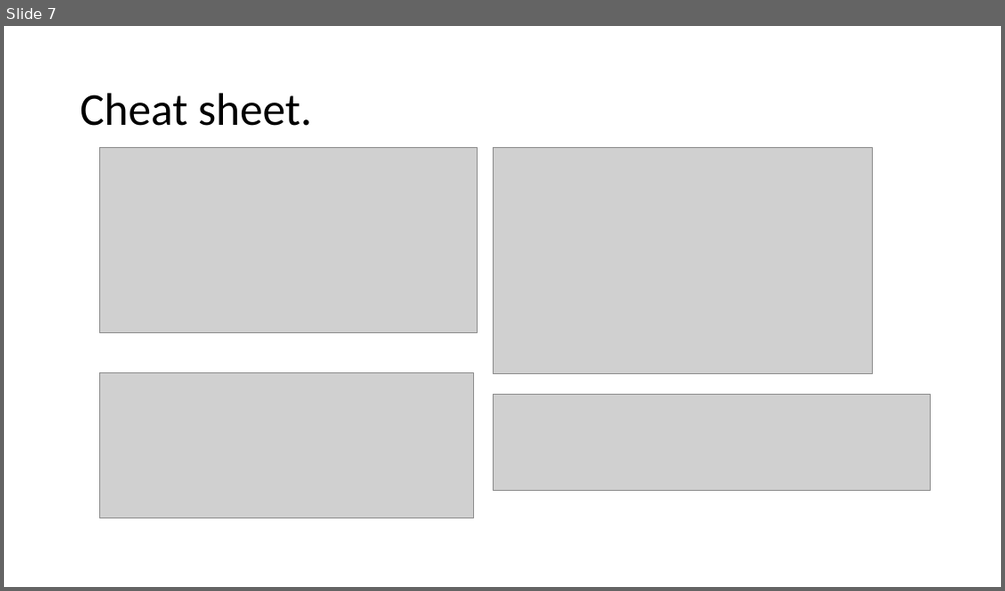
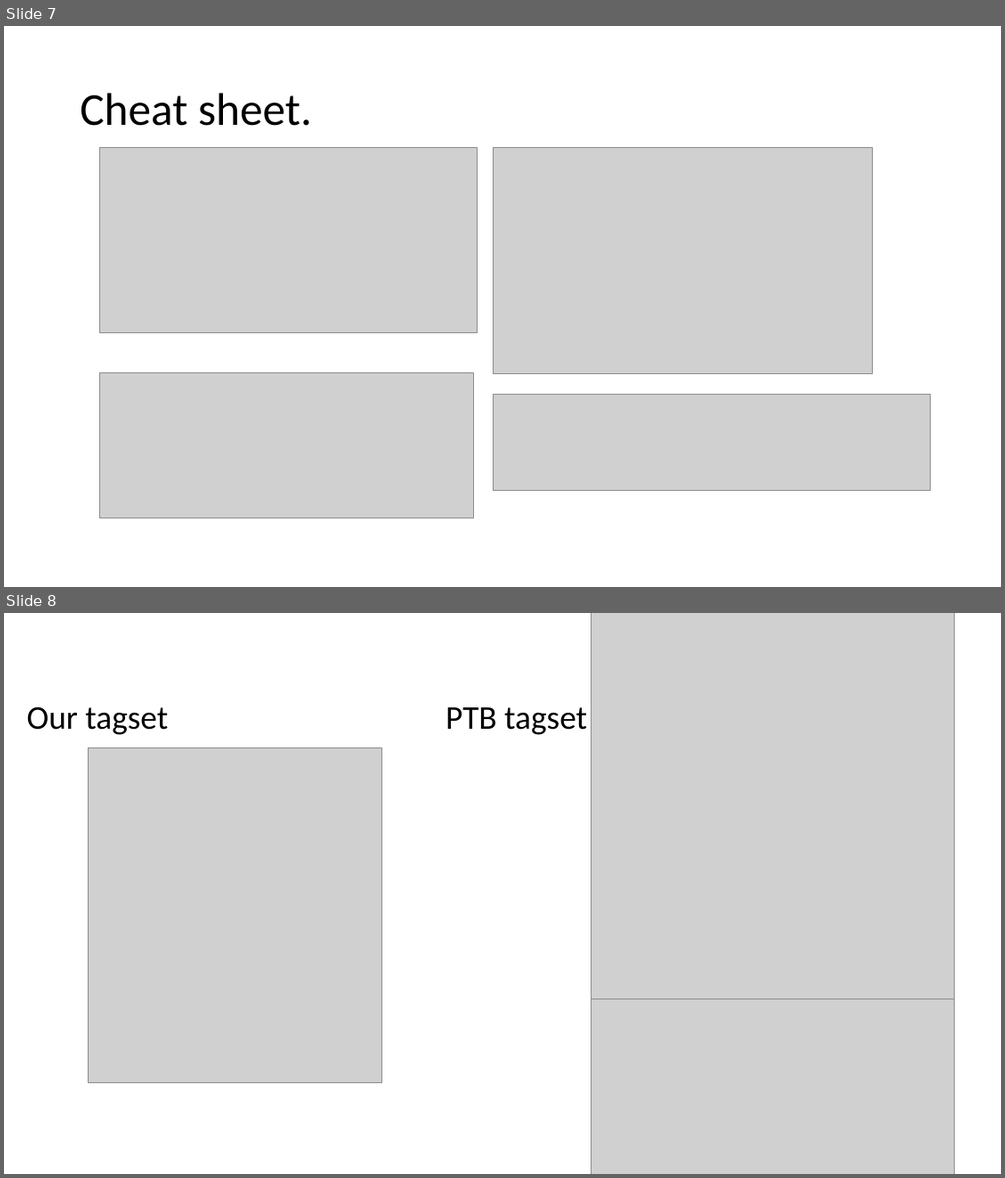
Before and after one commit to YeDeheng/spos, a slide deck: Stack Overflow POS Tagger.pptx. Shown one above the other, each under a label of ours: slide 7 before the commit, slides 7 and 8 after it. The pictures are 1005x591 and 1005x1178 pixels, drawn with LibreOffice and Linux fonts; fonts in the diff are those of the drawing; grey boxes stand for pictures. Boxes give left, top, right and bottom in pixels: in the first picture for what was removed or moved away, otherwise in the second. Text is boxed around its words. In the diff, an @@ line names an element or a change of style, - is before the commit and + after.

```diff
--- a/Stack Overflow POS Tagger.pptx
+++ b/Stack Overflow POS Tagger.pptx
@@ slide 8 added at (4,613,1001,1174), background #FFFFFF @@
@@ picture added at (591,613,955,1001) @@
@@ title added at (27,706,168,735), 32 pt, text #000000 @@
+Our tagset
@@ text added at (445,707,587,735), 32 pt, text #000000 @@
+PTB tagset
@@ picture added at (89,747,381,1082) @@
@@ picture added at (591,999,955,1174) @@
```
